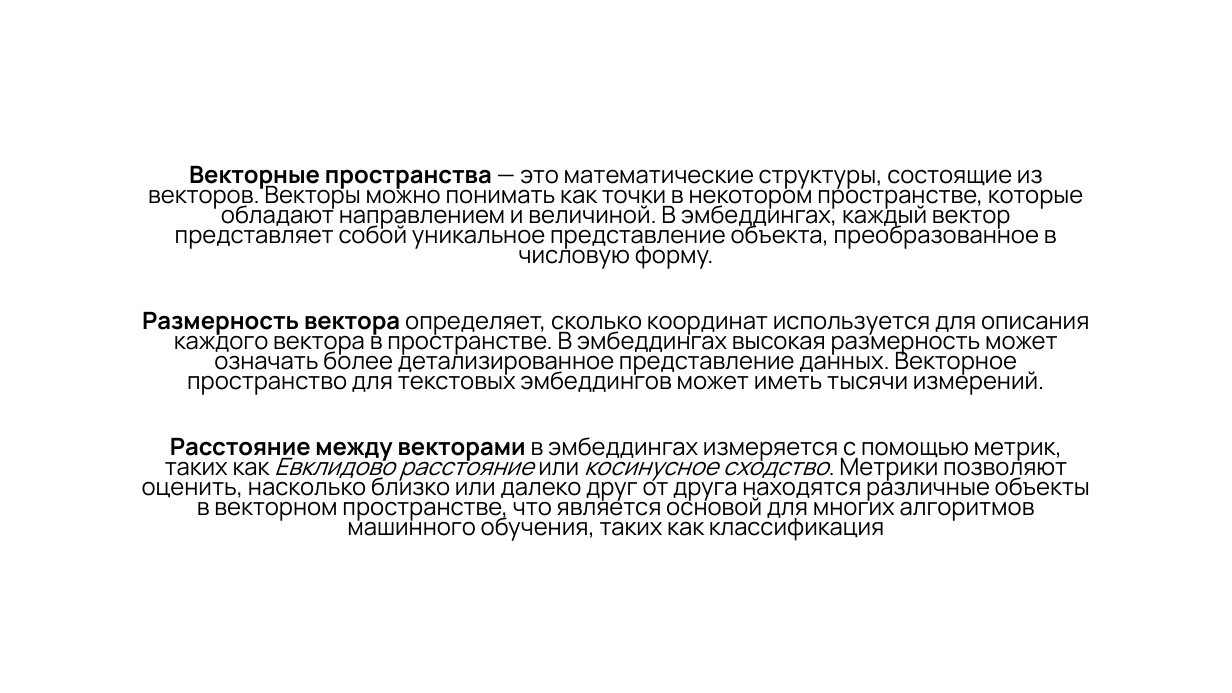
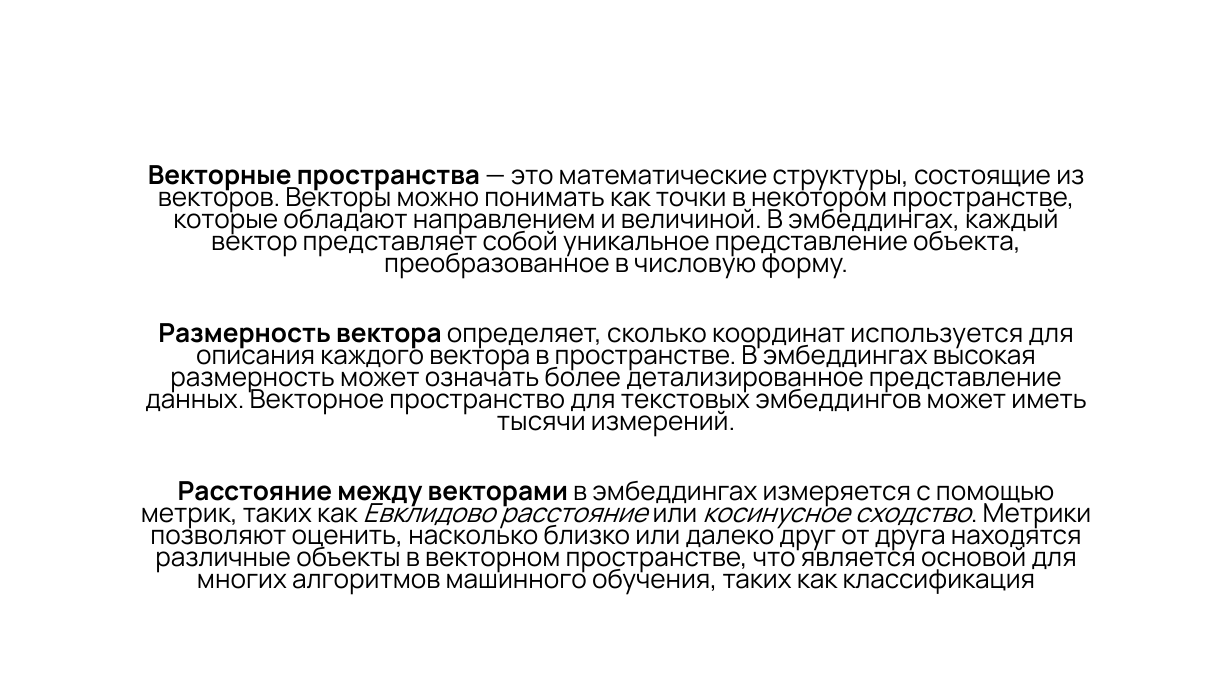
Before and after one commit to PaiNt-git/study.mag_diploma, a slide deck: slide 7 of Мой диплом/snpk.pptx. Drawn at 1232x693 pixels with LibreOffice and Linux fonts; fonts in the diff are those of the drawing; background and template pictures are left out. Boxes give left, top, right and bottom in pixels: in the first picture for what was removed or moved away, otherwise in the second. Text is boxed around its words. In the diff, an @@ line names an element or a change of style, - is before the commit and + after.

Commit message:
fix

```diff
--- a/Мой диплом/snpk.pptx
+++ b/Мой диплом/snpk.pptx
@@ subtitle "Векторные пространства — это математические ..." at (x1=141, y1=165, x2=1092, y2=595): size 18.6 to 20.4 pt @@
```
Also in this commit, not shown: 1 other slide changed.
